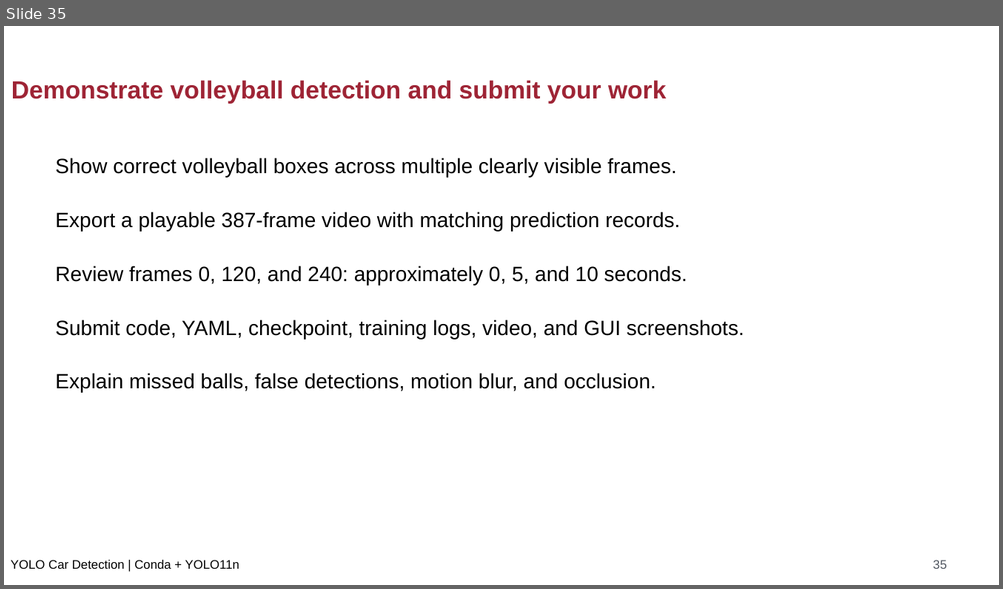
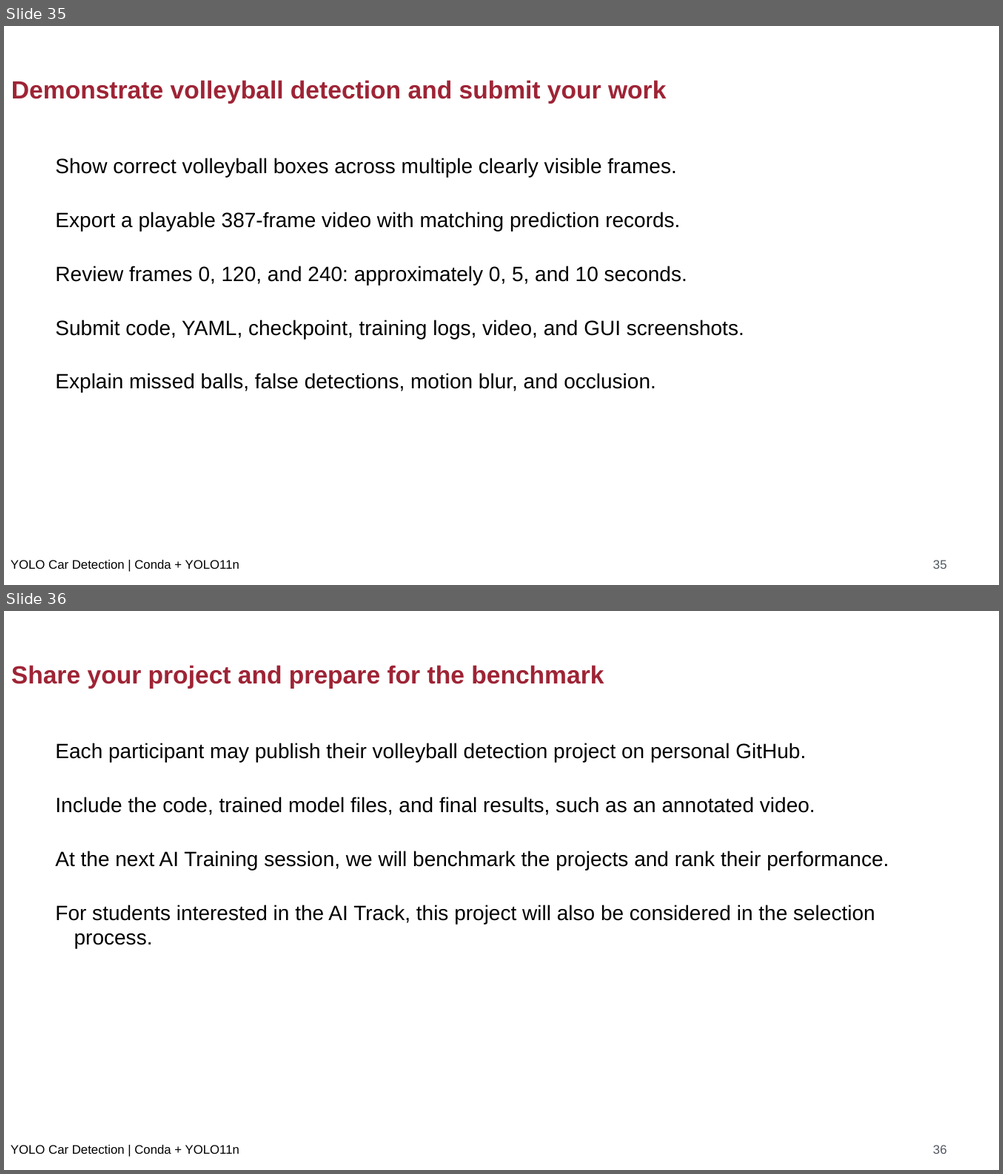
Before and after one commit to PolyU-FENG-AI-Robotics-Club/yolo-car-volleyball-tutorial, a slide deck: docs/YOLO_Car_Tutorial_PPT169.pptx. Shown one above the other, each under a label of ours: slide 35 before the commit, slides 35 and 36 after it. The pictures are 1003x589 and 1003x1174 pixels, drawn with LibreOffice and Linux fonts; fonts in the diff are those of the drawing; background and template pictures are left out. Boxes give left, top, right and bottom in pixels: in the first picture for what was removed or moved away, otherwise in the second. Text is boxed around its words. In the diff, an @@ line names an element or a change of style, - is before the commit and + after.

Commit message:
Add GitHub submission and AI Training benchmark announcement

```diff
--- a/docs/YOLO_Car_Tutorial_PPT169.pptx
+++ b/docs/YOLO_Car_Tutorial_PPT169.pptx
@@ slide 36 added at <box>4,611,999,1170</box>, background #FFFFFF @@
@@ title added at <box>11,665,603,689</box>, 24 pt, text #9E2435, bold @@
+Share your project and prepare for the benchmark
@@ text added at <box>55,743,888,948</box>, 20 pt, text #000000 @@
+Each participant may publish their volleyball detection project on personal GitHub.
+Include the code, trained model files, and final results, such as an annotated video.
+At the next AI Training session, we will benchmark the projects and rank their performance.
+For students interested in the AI Track, this project will also be considered in the selection process.
@@ text added at <box>11,1145,239,1154</box>, 12 pt, text #000000 @@
+YOLO Car Detection | Conda + YOLO11n
@@ text added at <box>933,1145,947,1154</box>, 12 pt, text #515761 @@
+36
```
Also in this commit, not shown: 1 other file.
